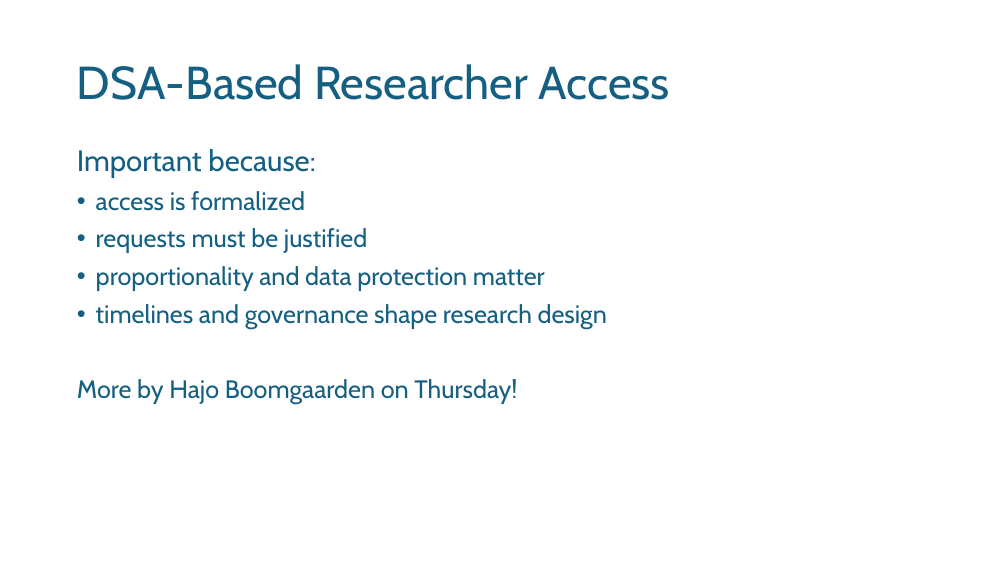
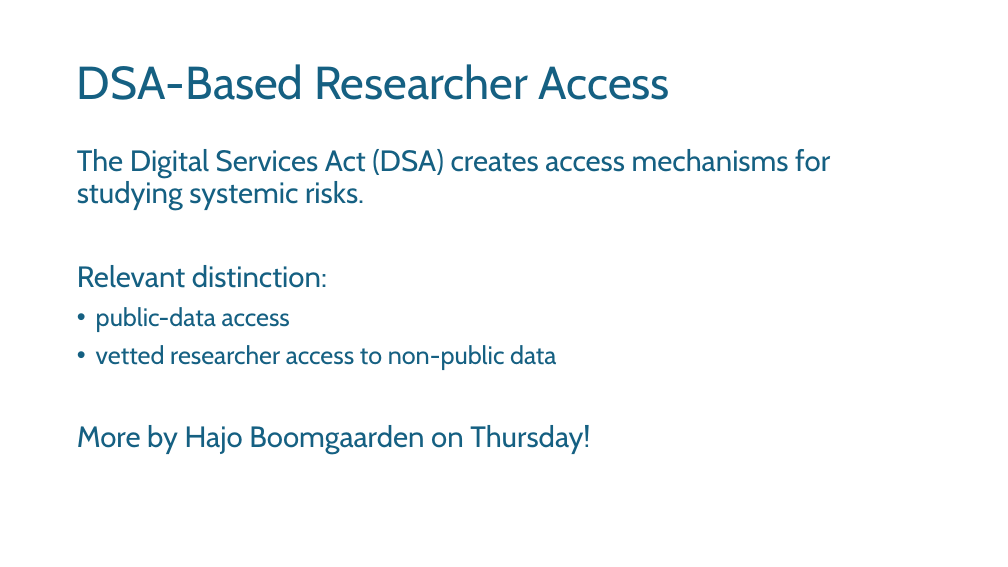
Before and after one commit to noellelebe/methodsNET_vlop-course-materials, a slide deck: slide 25 of slides/day1_intro.pptx (slide 26 before the commit). Drawn at 1008x567 pixels with LibreOffice and Linux fonts; fonts in the diff are those of the drawing; background and template pictures are left out. Boxes give left, top, right and bottom in pixels: in the first picture for what was removed or moved away, otherwise in the second. Text is boxed around its words. In the diff, an @@ line names an element or a change of style, - is before the commit and + after.

Commit message:
fix slides

```diff
--- a/slides/day1_intro.pptx
+++ b/slides/day1_intro.pptx
@@ text at (77,149,830,370): text changed; size 24 to 28 pt @@
-Important because:
-• access is formalized
-• requests must be justified
-• proportionality and data protection matter
-• timelines and governance shape research design
+The Digital Services Act (DSA) creates access mechanisms for studying systemic risks.
+Relevant distinction:
+• public-data access
+• vetted researcher access to non-public data
@@ text at (77,425,590,454): size 24 to 28 pt in "More by Hajo Boomgaarden on Thursday!" @@
```
Also in this commit, not shown: 1 other slide changed, 1 slide removed.
